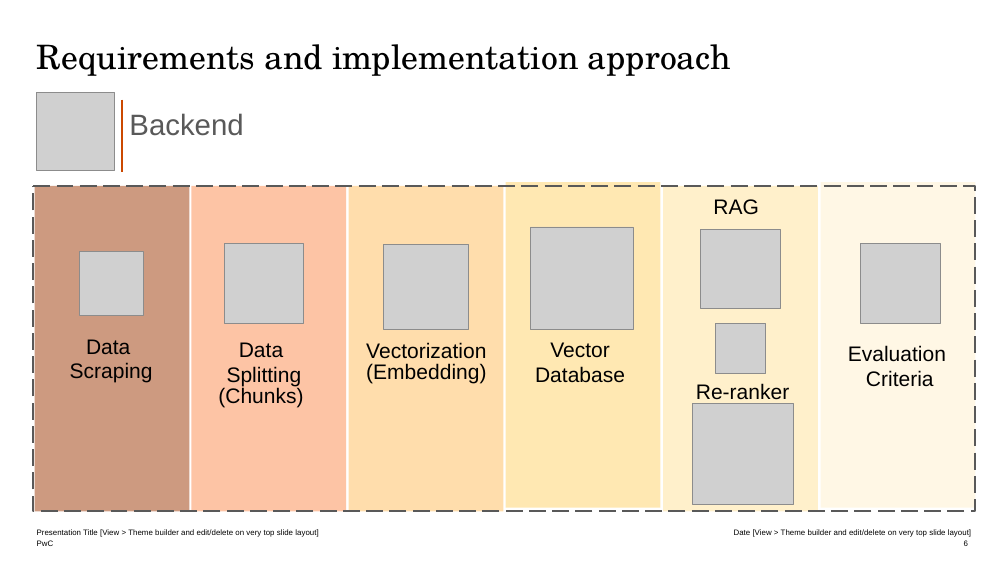
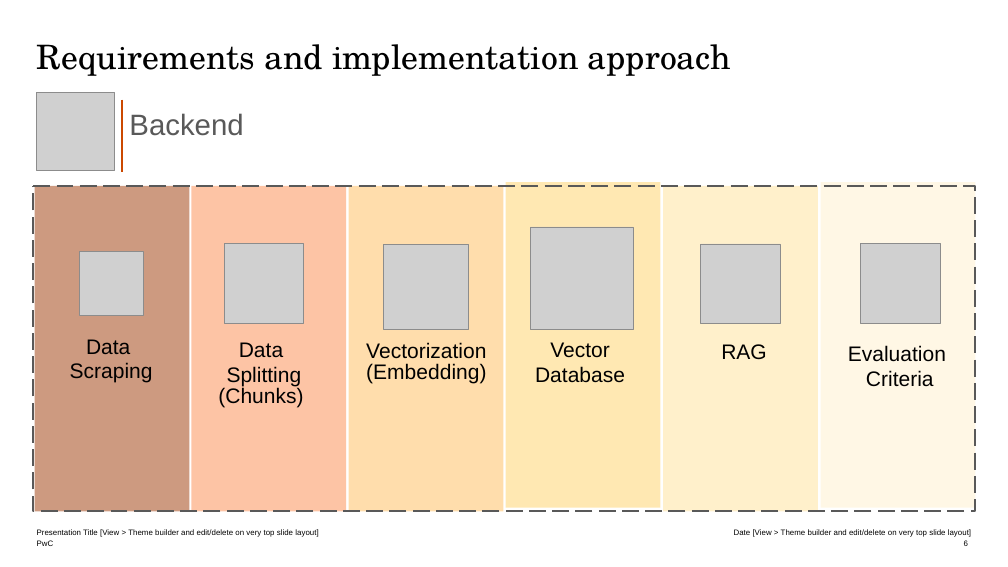
Before and after one commit to NAJLA9920/Emirates-RAG-Eval, a slide deck: slide 6 of Attachment B_Presentation Template.pptx. Drawn at 1008x567 pixels with LibreOffice and Linux fonts; fonts in the diff are those of the drawing; grey boxes stand for pictures. Boxes give left, top, right and bottom in pixels: in the first picture for what was removed or moved away, otherwise in the second. Text is boxed around its words. In the diff, an @@ line names an element or a change of style, - is before the commit and + after.

```diff
--- a/Attachment B_Presentation Template.pptx
+++ b/Attachment B_Presentation Template.pptx
@@ picture: place and size @@
-picture at [701, 229, 780, 309]
+picture at [701, 244, 780, 324]
@@ picture removed at [715, 324, 766, 374] @@
@@ text "RAG": place and size @@
-text "RAG" at [713, 199, 759, 215]
+text "RAG" at [721, 344, 767, 360]
@@ text removed at [696, 383, 789, 400] @@
-Re-ranker
@@ picture removed at [693, 403, 793, 504] @@
```
Also in this commit, not shown: 1 other slide changed, 6 other files.
